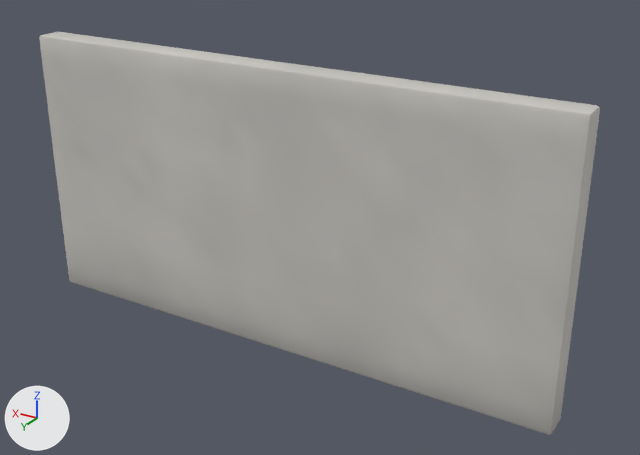
Renders of the glTF model assets/props/houdini/graffiti_wall.glb from each side of a commit.
Both versions are drawn from a 50 mm camera at (-4.61, 6.88, 4.88) aimed at (-0.4, -0.15, 1.37). Lighting does not change. The marker at lower left points along +X, +Y and +Z. The older version comes first. Vertices at exactly the same position are counted once.

In view in the first picture: 'wall'.
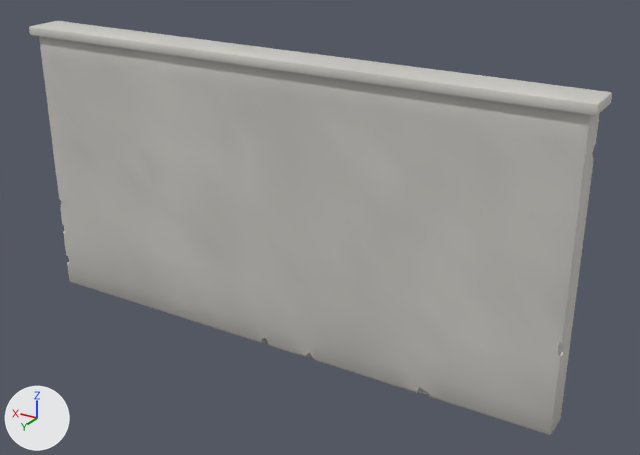
Where the change shows, as pixel boxes (x1, y1, x2, y2) in the pictures (640 x 455 px):
'wall', reshaped
    before: (39, 32, 600, 435)
    after: (29, 21, 612, 435)
part 1 of me_mesh_0, added
    after: (29, 21, 612, 116)

Patch to the scene script:
```diff
--- a/assets/props/houdini/graffiti_wall.glb.py
+++ b/assets/props/houdini/graffiti_wall.glb.py
@@ me_mesh_0 @@
 # used by ob_wall; location = (0.0, 0.0, 0.0)
-me_mesh_0.from_pydata(...)  # 970 vertices, 1936 faces; spans x -3.0..3.0, y -0.15..0.15, z 0.0..3.0
+me_mesh_0.from_pydata(...)  # 1465 vertices, 2922 faces; spans x -3.06..3.06, y -0.21..0.21, z 0.0..3.1
+# me_mesh_0 part 1: a new loose piece of 188 vertices spanning x -3.06..3.06, y -0.21..0.21, z 3.0..3.1, in mat_concrete
+# other edits to the shape of me_mesh_0 do not show in these pictures
 me_mesh_0.materials.append(mat_concrete)
```
